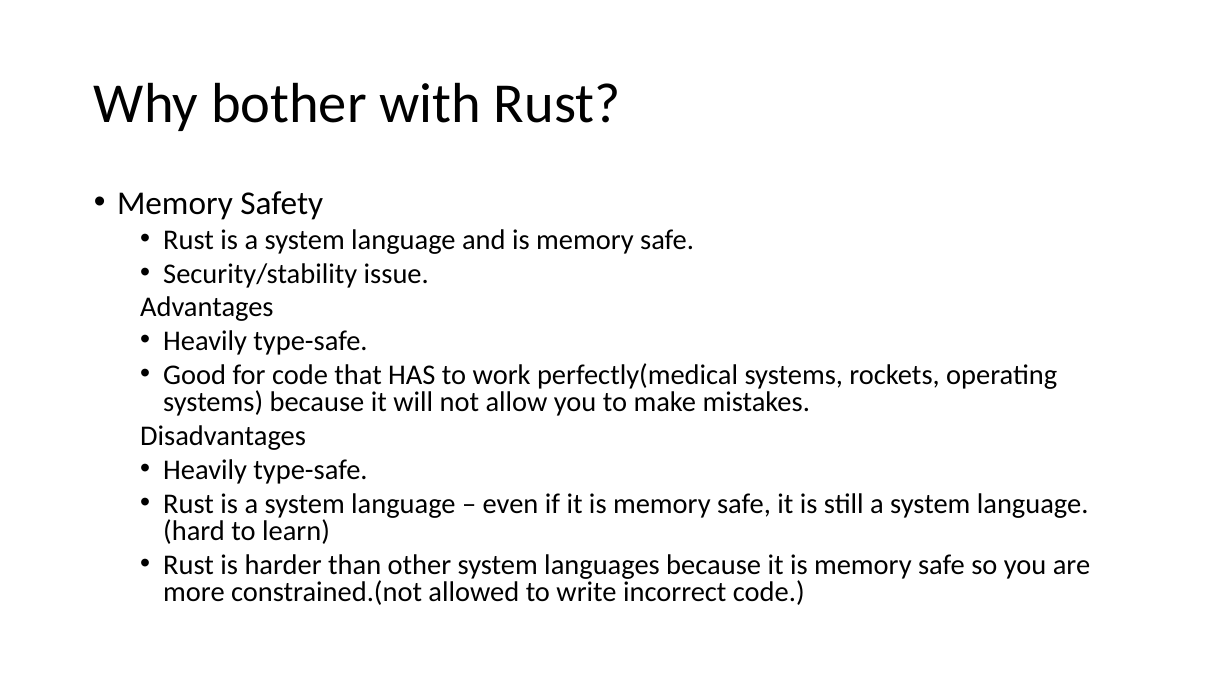
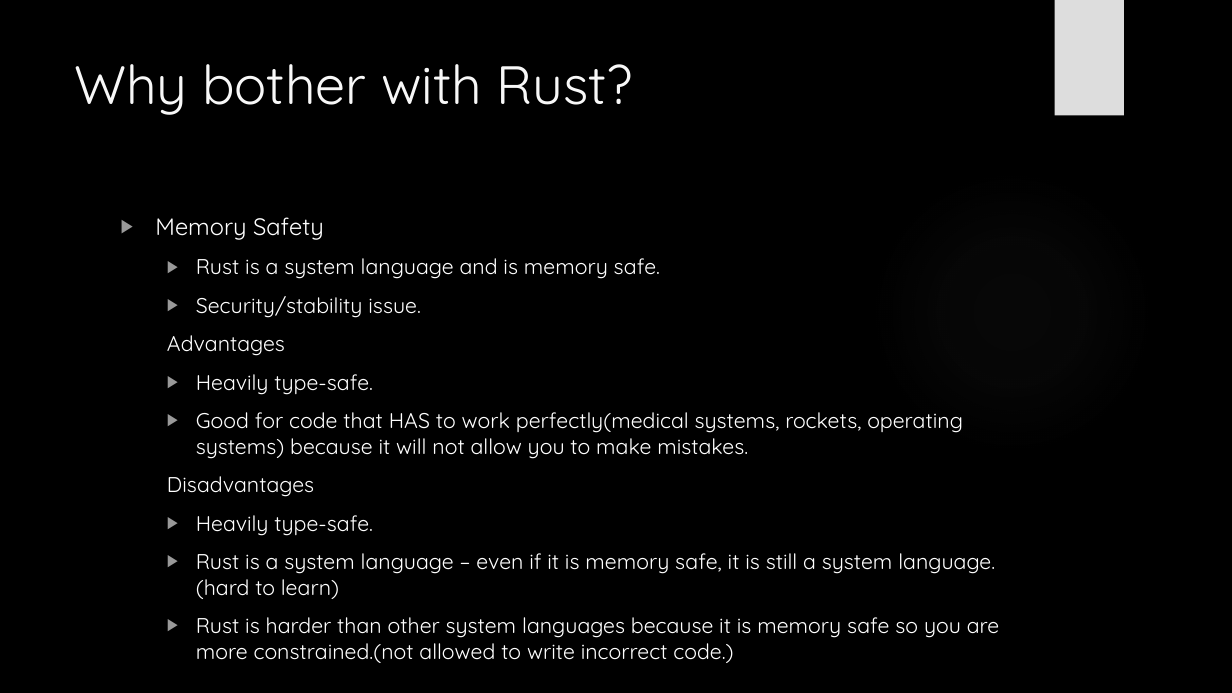
Before and after one commit to AlexbMitchelmore/WebDevRust, a slide deck: slide 4 of RUST.pptx (slide 5 before the commit). Drawn at 1232x693 pixels with LibreOffice and Linux fonts; fonts in the diff are those of the drawing; background and template pictures are left out. Boxes give left, top, right and bottom in pixels: in the first picture for what was removed or moved away, otherwise in the second. Text is boxed around its words. In the diff, an @@ line names an element or a change of style, - is before the commit and + after.

```diff
--- a/RUST.pptx
+++ b/RUST.pptx
@@ background #FFFFFF to picture (left out) @@
@@ rectangle added at (1055,0,1124,116), fill #DDDDDD @@
@@ title "Why bother with Rust?": place and size @@
-title "Why bother with Rust?" at (94,82,621,131)
+title "Why bother with Rust?" at (75,64,633,115)
@@ title "Why bother with Rust?" at (75,64,633,115): size 44 to 42 pt, font Calibri to Quicksand, text colour #000000 to #F8F8F8; line spacing 0.9 to 1; vertical alignment middle to top @@
@@ ellipse added at (870,169,1154,454), fill gradient #666666 @@
@@ text "Memory Safety": place and size @@
-text "Memory Safety" at (117,191,1090,605)
+text "Memory Safety" at (155,217,1000,638)
@@ text "Memory Safety" at (155,217,1000,638): size 25.9 to 18.5 pt in "Memory Safety"; font Calibri to Quicksand, text colour #000000 to #FFFFFF, size 22.2 to 16.6 pt; bullet • to ▶; line spacing 0.8 to 1; more space between paragraphs @@
```
Also in this commit, not shown: 7 other slides changed, 16 slides added, 12 slides removed, 1 other file.
